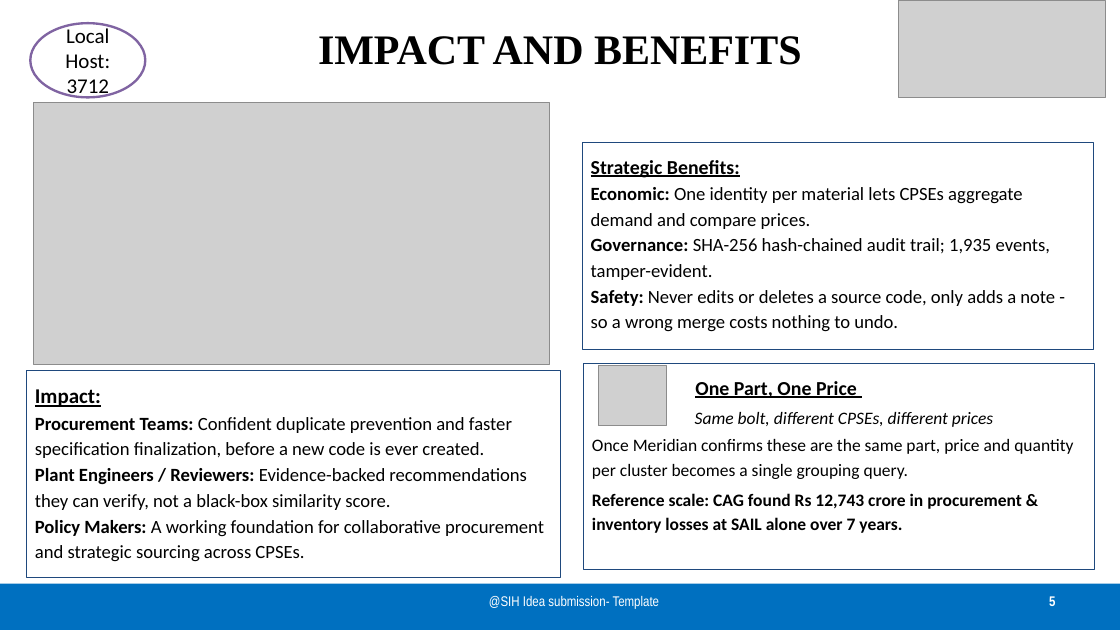
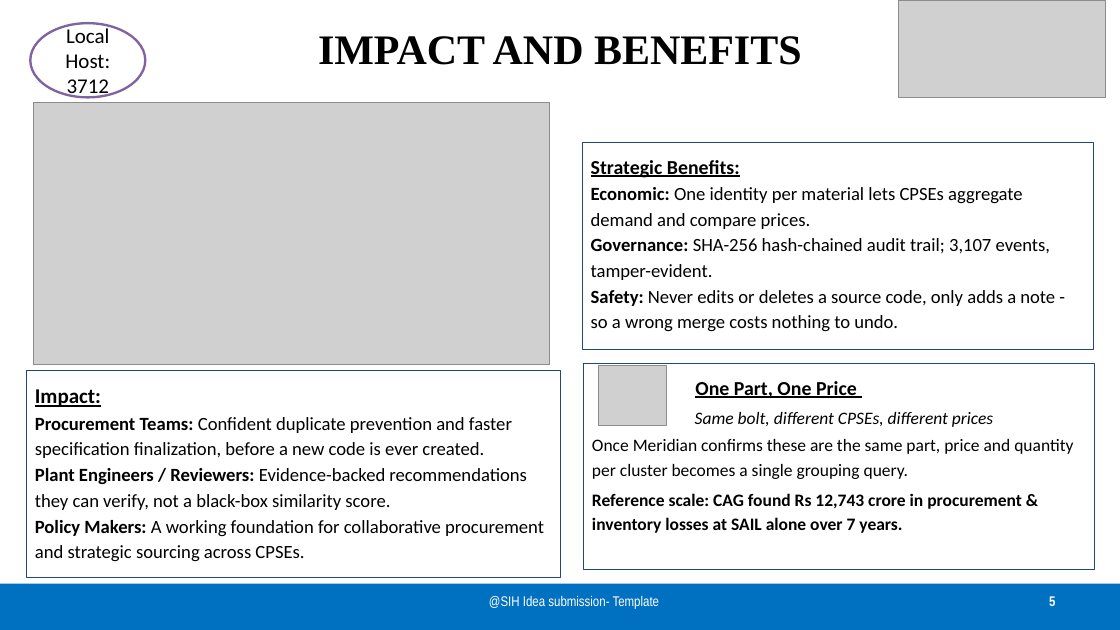
Before and after one commit to AnanthuNarashimman/SamePart, a slide deck: slide 5 of SIH2026-IDEA-Presentation-Meridian.pptx. Drawn at 1120x630 pixels with LibreOffice and Linux fonts; fonts in the diff are those of the drawing; grey boxes stand for pictures. Boxes give left, top, right and bottom in pixels: in the first picture for what was removed or moved away, otherwise in the second. Text is boxed around its words. In the diff, an @@ line names an element or a change of style, - is before the commit and + after.

```diff
--- a/SIH2026-IDEA-Presentation-Meridian.pptx
+++ b/SIH2026-IDEA-Presentation-Meridian.pptx
@@ text in rounded rectangle at (591, 238, 1050, 280): text changed @@
-Governance: SHA-256 hash-chained audit trail; 1,935 events, tamper-evident.
+Governance: SHA-256 hash-chained audit trail; 3,107 events, tamper-evident.
```
Also in this commit, not shown: 2 other slides changed, 11 other files.
